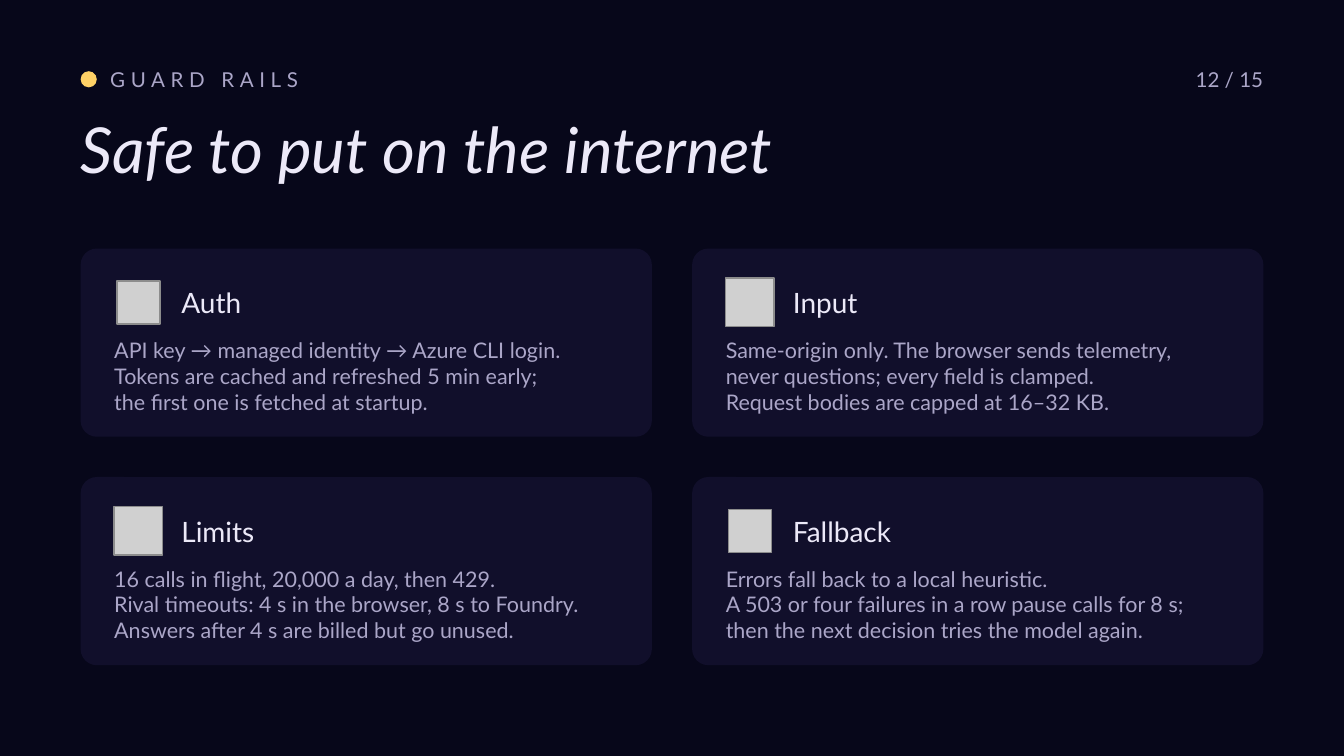
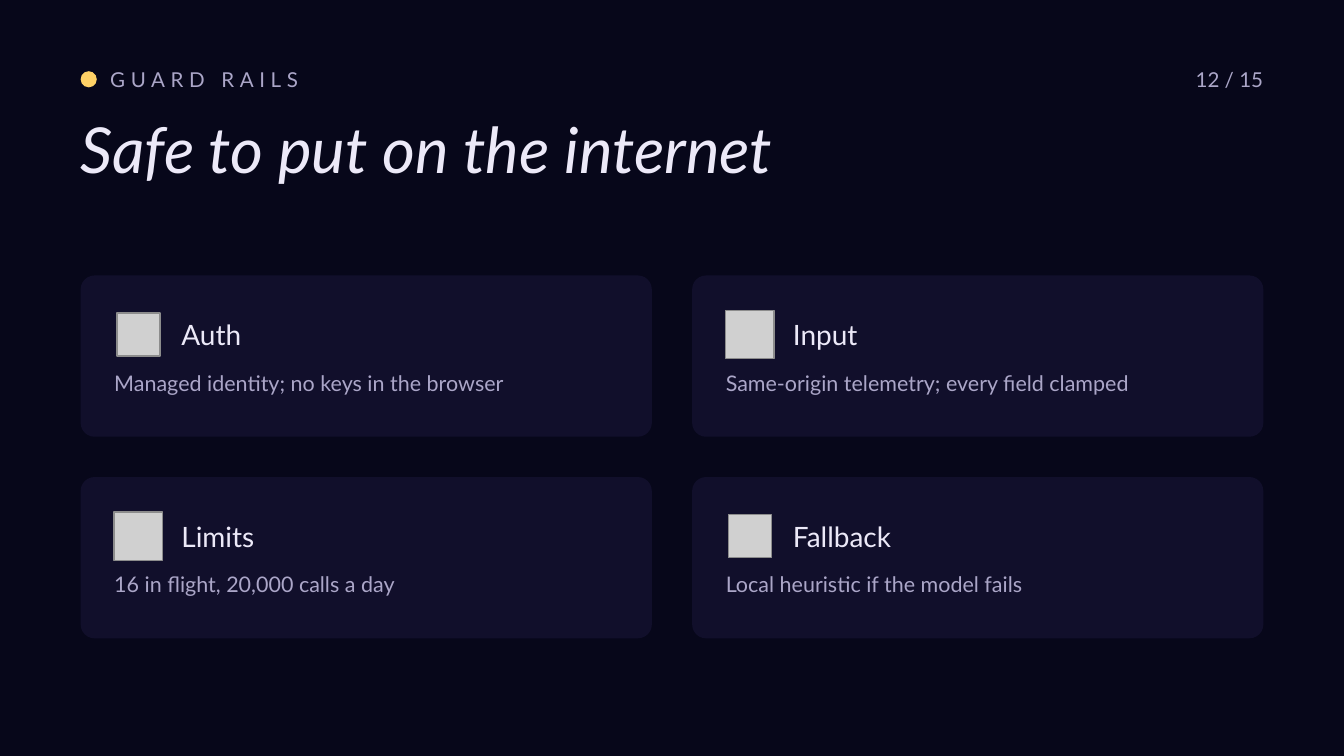
Before and after one commit to roryp/racing, a slide deck: slide 13 of docs/luna-gp-deck.pptx. Drawn at 1344x756 pixels with LibreOffice and Linux fonts; fonts in the diff are those of the drawing; grey boxes stand for pictures. Boxes give left, top, right and bottom in pixels: in the first picture for what was removed or moved away, otherwise in the second. Text is boxed around its words. In the diff, an @@ line names an element or a change of style, - is before the commit and + after.

```diff
--- a/docs/luna-gp-deck.pptx
+++ b/docs/luna-gp-deck.pptx
@@ rounded rectangle: place and size @@
-rounded rectangle at box(81, 249, 652, 437)
+rounded rectangle at box(81, 276, 652, 437)
@@ rounded rectangle: place and size @@
-rounded rectangle at box(692, 249, 1263, 437)
+rounded rectangle at box(692, 276, 1263, 437)
@@ 2 pictures, 2 texts: place and size @@
-2 pictures, 2 texts at box(117, 278, 857, 327)
+2 pictures, 2 texts at box(117, 310, 857, 359)
@@ text at box(114, 375, 504, 395): text changed @@
-API key → managed identity → Azure CLI login.
-Tokens are cached and refreshed 5 min early;
-the first one is fetched at startup.
+Managed identity; no keys in the browser
@@ text at box(726, 375, 1128, 395): text changed @@
-Same-origin only. The browser sends telemetry,
-never questions; every field is clamped.
-Request bodies are capped at 16–32 KB.
+Same-origin telemetry; every field clamped
@@ rounded rectangle: place and size @@
-rounded rectangle at box(81, 477, 652, 665)
+rounded rectangle at box(81, 477, 652, 638)
@@ rounded rectangle: place and size @@
-rounded rectangle at box(692, 477, 1263, 665)
+rounded rectangle at box(692, 477, 1263, 638)
@@ 2 pictures, 2 texts: place and size @@
-2 pictures, 2 texts at box(114, 507, 891, 555)
+2 pictures, 2 texts at box(114, 512, 891, 560)
@@ text at box(114, 576, 395, 596): text changed @@
-16 calls in flight, 20,000 a day, then 429.
-Rival timeouts: 4 s in the browser, 8 s to Foundry.
-Answers after 4 s are billed but go unused.
+16 in flight, 20,000 calls a day
@@ text at box(726, 576, 1022, 592): text changed @@
-Errors fall back to a local heuristic.
-A 503 or four failures in a row pause calls for 8 s;
-then the next decision tries the model again.
+Local heuristic if the model fails
```
Also in this commit, not shown: 11 other slides changed.
